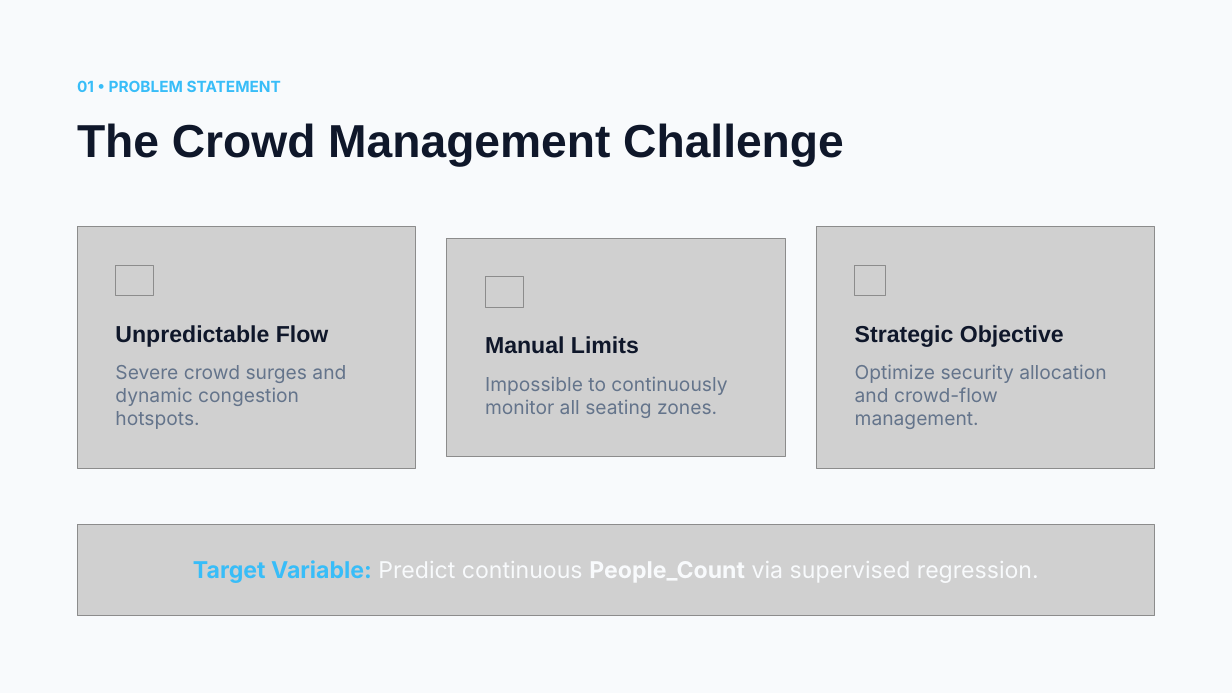
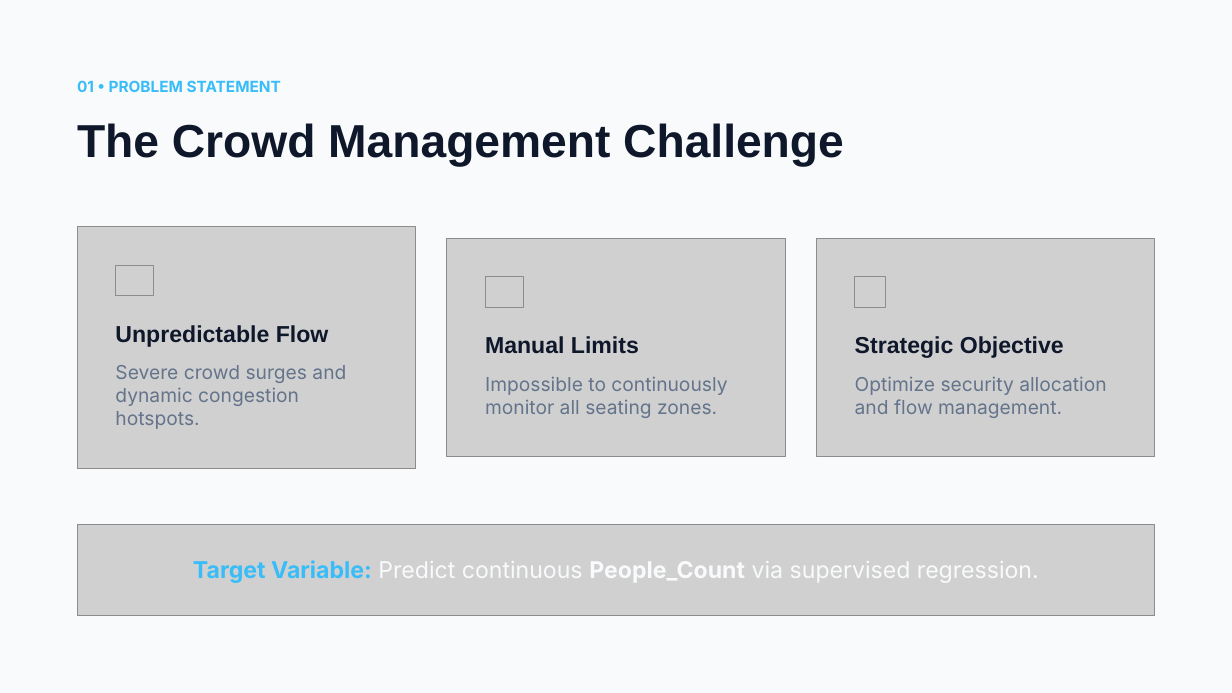
Before and after one commit to vkvinodhkumar/Crowd_optimization, a slide deck: slide 2 of Project/notebooks/Crowd Density Prediction.pptx. Drawn at 1232x693 pixels with LibreOffice and Linux fonts; fonts in the diff are those of the drawing; grey boxes stand for pictures. Boxes give left, top, right and bottom in pixels: in the first picture for what was removed or moved away, otherwise in the second. Text is boxed around its words. In the diff, an @@ line names an element or a change of style, - is before the commit and + after.

Commit message:
ppt

```diff
--- a/Project/notebooks/Crowd Density Prediction.pptx
+++ b/Project/notebooks/Crowd Density Prediction.pptx
@@ picture: place and size @@
-picture at [816, 226, 1155, 468]
+picture at [816, 238, 1155, 457]
@@ picture: place and size @@
-picture at [855, 265, 885, 296]
+picture at [855, 276, 885, 307]
@@ text "Strategic Objective": place and size @@
-text "Strategic Objective" at [855, 325, 1064, 347]
+text "Strategic Objective" at [855, 336, 1064, 358]
@@ text at [855, 377, 1106, 418]: text changed @@
-Optimize security allocation and crowd-flow management.
+Optimize security allocation and flow management.
```
Also in this commit, not shown: 2 other slides changed, 7 slides added, 2 slides removed.
